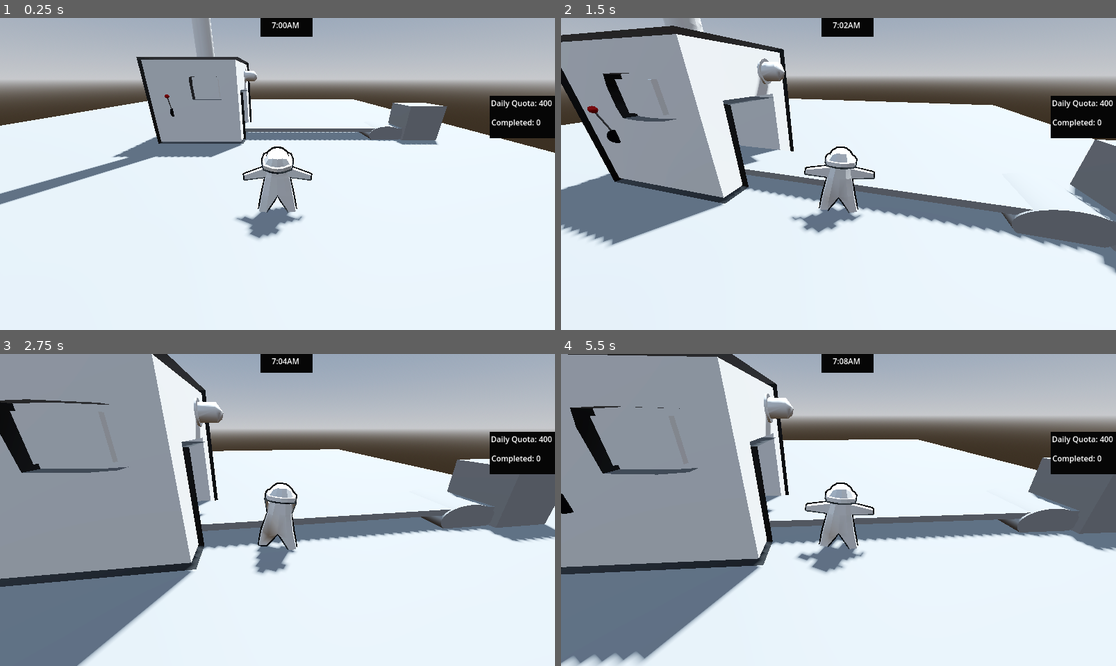
Above: before the commit, frames 1-4 (two rows, left to right).
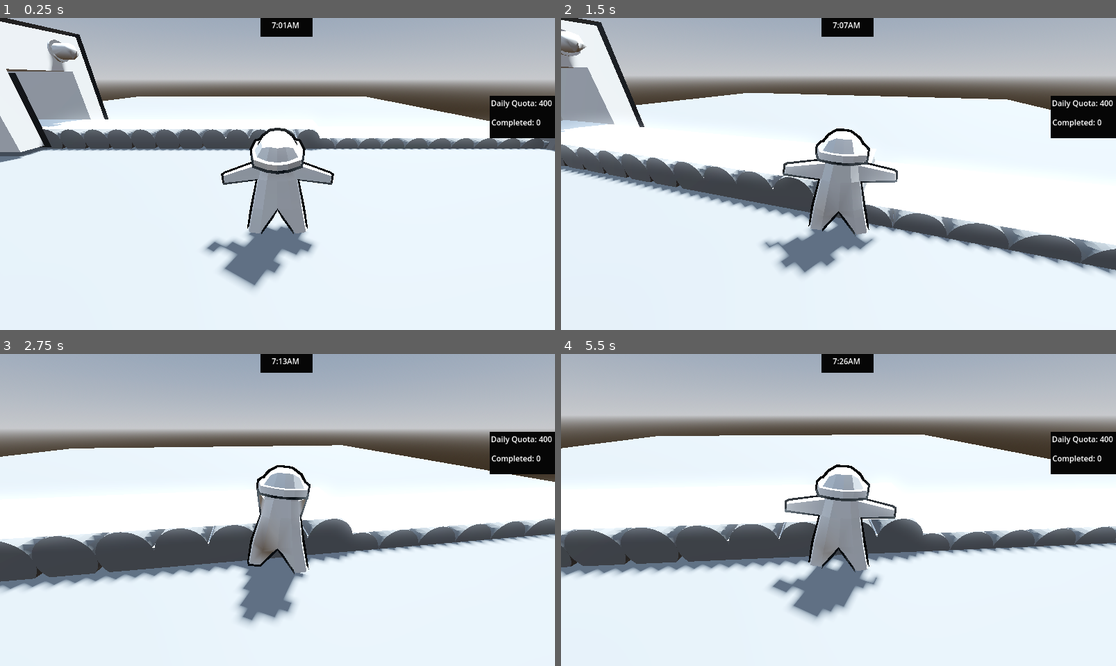
Above: after the commit, the same moments.

Repository: duboisr96/igwdcn
Game: Godot game, scene res://Scenes/Levels/level.tscn
Same seed, same stepped clock (60 frames per second), same inputs: the game is played once before the commit and once after it.
Inputs (mouse positions are in pixels of both pictures, inside the frame that each line leads up to):
- Up to frame 1 (0.25 s): no input
- Up to frame 2 (1.5 s): move the mouse to (866, 174) at 0.52 s; hold F (interact) 0.53-1.28 s; hold W (up) from 0.53 s (still down); tap Space (jump) at 0.77 s; move the mouse to (810, 174) at 1.27 s; tap - (decrease belt speed) at 1.35 s
- Up to frame 3 (2.75 s): keep holding W (up); tap Space (jump) at 1.52 s; tap F (interact) at 1.55 s; move the mouse to (288, 503) at 2.02 s; hold F (interact) from 2.03 s (still down); tap Keypad 0 (decrease error) at 2.1 s
- Up to frame 4 (5.5 s): keep holding W (up); move the mouse to (832, 516) at 2.77 s; release F (interact) at 2.78 s; tap Mouse wheel up (increase belt speed) at 2.85 s; tap Space (jump) at 3.02, 3.77, 4.52 s; tap F (interact) at 3.05, 4.35, 5.3 s; move the mouse to (877, 513) at 3.52 s; hold F (interact) 3.53-4.28 s; tap Keypad 1 (increase error) at 3.6 s; move the mouse to (794, 506) at 4.27 s; move the mouse to (844, 510) at 5.02 s; hold Shift (sprint) from 5.03 s (still down)

The runs differ from the first frame. In frame 1, 22% of the frame differs, in the area x 0-100%, y 0-88%; in frame 2, 36%; in frame 3, 45%; in frame 4, 46%, in the area x 0-100%, y 0-100%.

Commit message:
did it

Diff:
--- a/Scenes/Levels/level.gd
+++ b/Scenes/Levels/level.gd
@@ -3,7 +3,7 @@
 
 var root = get_tree()
 
-@export var stage_time := 300
+@export var stage_time := 100
 @export var production_speed := 1.0
 @export var production_min = 1
 @export var production_max = 4
--- a/Scenes/Levels/level.tscn
+++ b/Scenes/Levels/level.tscn
@@ -36,12 +36,12 @@
 shadow_enabled = true
 
 [node name="ProductionMachine" parent="." instance=ExtResource("1_ks7je")]
-transform = Transform3D(1, 0, 0, 0, 1, 0, 0, 0, 1, 0, 0.493694, 0)
+transform = Transform3D(1, 0, 0, 0, 1, 0, 0, 0, 1, -3.47409, 0.493694, 0)
 default_shape_to_create = 2
 default_color_to_create = 1
 
 [node name="Bin" parent="." instance=ExtResource("2_fj8l3")]
-transform = Transform3D(1, 0, 0, 0, 1, 0, 0, 0, 1, 6.22015, 0.448438, 0.12847)
+transform = Transform3D(1, 0, 0, 0, 1, 0, 0, 0, 1, 7.782, 0, 0.128)
 shape = "triangle"
 color = "RED"
 
@@ -52,13 +52,13 @@
 size = Vector3(17.823, 0.2, 20.1609)
 
 [node name="Belt" parent="." instance=ExtResource("3_slbud")]
-transform = Transform3D(1, 0, 0, 0, 0.5, 0, 0, 0, 0.5, -0.737756, 0.254696, 0)
+transform = Transform3D(1, 0, 0, 0, 1, 0, 0, 0, 1, -4.0087, 0.254696, 0)
 
 [node name="Player" parent="." instance=ExtResource("5_wt80w")]
-transform = Transform3D(0.4, 0, 0, 0, 0.4, 0, 0, 0, 0.4, 2.00536, -0.0231023, 4.18358)
+transform = Transform3D(0.4, 0, 0, 0, 0.4, 0, 0, 0, 0.4, 2.00536, -0.0231023, 2.92093)
 
 [node name="SpeedLever" parent="." instance=ExtResource("6_af3e4")]
-transform = Transform3D(0.00383955, -1.34135e-05, 0.249971, -0.249969, 0.000872556, 0.00383957, -0.000872659, -0.249998, -1.09266e-08, -0.748823, 0.843469, 1.01241)
+transform = Transform3D(0.00383955, -1.34135e-05, 0.249971, -0.249969, 0.000872556, 0.00383957, -0.000872659, -0.249998, -1.09266e-08, -4.32291, 0.843469, 1.01241)
 
 [node name="GUI canvas" type="CanvasLayer" parent="."]
 
@@ -68,6 +68,27 @@
 
 [node name="StageTime" type="Timer" parent="."]
 
+[node name="Belt2" parent="." instance=ExtResource("3_slbud")]
+transform = Transform3D(1, 0, 0, 0, 1, 0, 0, 0, 1, 0.842766, 0.085866, 0)
+
+[node name="ProductionMachine2" parent="." instance=ExtResource("1_ks7je")]
+transform = Transform3D(-1, 0, -8.74228e-08, 0, 1, 0, 8.74228e-08, 0, -1, 6.20137, 0.48533, 5.23552)
+default_shape_to_create = 1
+default_velocity = Vector3(-0.5, 0, 0)
+
+[node name="Belt3" parent="." instance=ExtResource("3_slbud")]
+transform = Transform3D(-1, 0, 8.74228e-08, 0, 1, 0, -8.74228e-08, 0, -1, 6.30897, 0.335677, 5.17268)
+
+[node name="Belt4" parent="." instance=ExtResource("3_slbud")]
+transform = Transform3D(-1, 0, 8.74228e-08, 0, 1, 0, -8.74228e-08, 0, -1, 0.230114, 0.101998, 5.17268)
+
+[node name="Bin2" parent="." instance=ExtResource("2_fj8l3")]
+transform = Transform3D(1, 0, 0, 0, 1, 0, 0, 0, 1, -6.38485, 0, 5.12748)
+shape = "square"
+color = "SKY_BLUE"
+
 [connection signal="minus_one" from="Bin" to="." method="_on_bin_minus_one"]
 [connection signal="plus_one" from="Bin" to="." method="_on_bin_plus_one"]
 [connection signal="timeout" from="StageTime" to="." method="_on_stage_time_timeout"]
+[connection signal="minus_one" from="Bin2" to="." method="_on_bin_minus_one"]
+[connection signal="plus_one" from="Bin2" to="." method="_on_bin_plus_one"]
--- a/Scenes/Player/Following Camera/following_camera_controller.gd
+++ b/Scenes/Player/Following Camera/following_camera_controller.gd
@@ -7,6 +7,8 @@
 #limit
 @export var min_limit_x: float
 @export var max_limit_x: float
+
+var can_adjust = true
 # Called every frame. 'delta' is the elapsed time since the previous frame.
 func _process(_delta):
 	pass
@@ -24,6 +26,6 @@
 
 
 func _input(event: InputEvent) -> void:
-	if event is InputEventMouseMotion:
+	if event is InputEventMouseMotion && can_adjust:
 		#rotating around y axis using horizontal mouse movenet
 		rotate_from_vector(event.relative * sensitivity)
--- a/Scenes/Player/Following Camera/following_camera_controller.tscn
+++ b/Scenes/Player/Following Camera/following_camera_controller.tscn
@@ -6,7 +6,7 @@
 
 [node name="FollowingCameraController" type="SpringArm3D"]
 shape = SubResource("SphereShape3D_pqc14")
-spring_length = 6.5
+spring_length = 4.0
 script = ExtResource("1_1ritm")
 
 [node name="Camera3D" type="Camera3D" parent="."]
--- a/Scenes/Player/player.gd
+++ b/Scenes/Player/player.gd
@@ -31,6 +31,7 @@
 var am_holding := false
 var am_pulling := false
 var am_interacting := false
+var can_rotate := true
 
 #functions
 func _ready() -> void:
@@ -58,6 +59,8 @@
 		_grab(grabbable_obj)
 		tween.tween_property($AnimationTree, "parameters/GrabBlend/blend_amount", 1, .1 )
 	else:
+		$FollowingCameraController.can_adjust = true
+		can_rotate = true
 		tween.tween_property($AnimationTree, "parameters/GrabBlend/blend_amount", 0, .1 )
 
 #handles horizontal movement
@@ -74,8 +77,9 @@
 		#Acceleration with input
 		horizontal_v += movement_input * actual_speed * delta
 		horizontal_v = horizontal_v.limit_length(actual_speed)
-		var target_angle = -movement_input.angle() + PI/2
-		$man.rotation.y = rotate_toward($man.rotation.y, target_angle, delta*5)
+		if can_rotate:
+			var target_angle = -movement_input.angle() + PI/2
+			$man.rotation.y = rotate_toward($man.rotation.y, target_angle, delta*5)
 		move_state_machine.travel('Walk')
 	else:
 		#Deceleration without input kind of slides right now
@@ -118,8 +122,9 @@
 			col_shape.disabled = true
 			am_holding = true
 		elif obj.is_in_group('pullable'):
+			$FollowingCameraController.can_adjust = false
 			pulled_obj = obj
-
+			can_rotate = false
 			speed_modifier = 0
 
 			#update rotation with mouse movement
--- a/Scenes/Player/player.tscn
+++ b/Scenes/Player/player.tscn
@@ -83,12 +83,12 @@
 transform = Transform3D(0.5, 0, 0, 0, 0.5, 0, 0, 0, 0.5, 0, 0, 0)
 
 [node name="Skeleton3D" parent="man/Armature" index="0"]
-bones/1/rotation = Quaternion(0.299622, 1.13733e-07, 4.24304e-08, 0.954058)
+bones/1/rotation = Quaternion(0.120144, 1.18346e-07, -1.43223e-08, 0.992757)
 bones/2/rotation = Quaternion(7.05772e-10, 1.94742e-09, -0.712403, 0.701771)
-bones/3/rotation = Quaternion(-3.92265e-08, -2.70093e-08, -0.23743, 0.971405)
+bones/3/rotation = Quaternion(-1.42624e-09, -2.84746e-08, -0.110975, 0.993823)
 bones/3/scale = Vector3(1, 1, 1)
 bones/4/rotation = Quaternion(7.05772e-10, -1.94742e-09, 0.712403, 0.701771)
-bones/5/rotation = Quaternion(-3.92265e-08, 2.70093e-08, 0.237431, 0.971404)
+bones/5/rotation = Quaternion(-1.42624e-09, 2.84746e-08, 0.110975, 0.993823)
 bones/5/scale = Vector3(1, 1, 1)
 bones/6/rotation = Quaternion(0.63993, 0.300816, 0.639929, -0.300816)
 bones/7/rotation = Quaternion(-0.257522, 1.80225e-07, 7.2783e-08, 0.966272)
@@ -107,7 +107,7 @@
 shape = SubResource("BoxShape3D_qbkvd")
 
 [node name="CSGBox3D" type="CSGBox3D" parent="man/GrabArea"]
-transform = Transform3D(1, 0, 0, 0, 1, 0, 0, 0, 1, 0, 1.7498, 1.97726)
+transform = Transform3D(1, 0, 0, 0, 1, 0, 0, 0, 1, 0, 2.10484, 1.97726)
 visible = false
 
 [node name="AnimationTree" type="AnimationTree" parent="."]
--- a/Scenes/objects/factory/belt.tscn
+++ b/Scenes/objects/factory/belt.tscn
@@ -1,24 +1,36 @@
-[gd_scene load_steps=2 format=3 uid="uid://brpifkwn3qxka"]
+[gd_scene load_steps=3 format=3 uid="uid://brpifkwn3qxka"]
+
+[ext_resource type="PackedScene" uid="uid://dw3qlg3yxm2r3" path="res://Scenes/objects/factory/conveyor_belt.tscn" id="2_wn71i"]
 
 [sub_resource type="BoxShape3D" id="BoxShape3D_ulwhv"]
-size = Vector3(4.44458, 1, 1)
+size = Vector3(4.60569, 0.32666, 0.773193)
 
 [node name="Belt" type="Area3D"]
-transform = Transform3D(0.5, 0, 0, 0, 0.5, 0, 0, 0, 0.5, 0, 0.405845, 0)
+transform = Transform3D(1, 0, 0, 0, 1, 0, 0, 0, 1, 0, 0.405845, 0)
+collision_layer = 32
+collision_mask = 10
 
 [node name="CollisionShape3D" type="CollisionShape3D" parent="."]
-transform = Transform3D(1.5, 0, 0, 0, 1.5, 0, 0, 0, 1.5, 3.23562, 0, 0)
+transform = Transform3D(1.5, 0, 0, 0, 1.5, 0, 0, 0, 1.5, 3.35645, -0.130737, 0.000549316)
 shape = SubResource("BoxShape3D_ulwhv")
 
-[node name="CSGCylinder3D" type="CSGCylinder3D" parent="."]
-transform = Transform3D(1, 0, 0, 0, -4.37114e-08, -1, 0, 1, -4.37114e-08, 0.502855, -0.262304, 0)
-sides = 50
+[node name="conveyor_belt" parent="." instance=ExtResource("2_wn71i")]
+transform = Transform3D(-6.55671e-07, 0, 15, 0, 15, 0, -15, 0, -6.55671e-07, 0.74611, -0.128775, 0)
 
-[node name="CSGCylinder3D2" type="CSGCylinder3D" parent="."]
-transform = Transform3D(1, 0, 0, 0, -0.0100005, 0.99995, 0, -0.99995, -0.0100005, 5.98772, -0.277167, 0.0585082)
-sides = 50
+[node name="conveyor_belt2" parent="." instance=ExtResource("2_wn71i")]
+transform = Transform3D(-6.55671e-07, 0, 15, 0, 15, 0, -15, 0, -6.55671e-07, 2.062, -0.128775, 0)
+
+[node name="conveyor_belt3" parent="." instance=ExtResource("2_wn71i")]
+transform = Transform3D(-6.55671e-07, 0, 15, 0, 15, 0, -15, 0, -6.55671e-07, 3.42367, -0.128775, 0)
+
+[node name="conveyor_belt4" parent="." instance=ExtResource("2_wn71i")]
+transform = Transform3D(-6.55671e-07, 0, 15, 0, 15, 0, -15, 0, -6.55671e-07, 4.78843, -0.128775, 0)
+
+[node name="conveyor_belt5" parent="." instance=ExtResource("2_wn71i")]
+transform = Transform3D(-6.55671e-07, 0, 15, 0, 15, 0, -15, 0, -6.55671e-07, 6.15115, -0.128775, 0)
 
 [node name="CSGBox3D" type="CSGBox3D" parent="."]
-transform = Transform3D(1, 0, 0, 0, 1, 0, 0, 0, 1, 3.27466, 0, 0)
+transform = Transform3D(1, 0, 0, 0, 1, 0, 0, 0, 1, 3.45557, 0.1005, 0)
 use_collision = true
-size = Vector3(6.45068, 0.2, 2)
+collision_mask = 33
+size = Vector3(6.77246, 0.001, 1)
--- a/Scenes/objects/factory/bin.tscn
+++ b/Scenes/objects/factory/bin.tscn
@@ -5,6 +5,7 @@
 [sub_resource type="BoxShape3D" id="BoxShape3D_5elh5"]
 
 [node name="Bin" type="Area3D"]
+collision_layer = 16
 collision_mask = 3
 script = ExtResource("1_pyusl")
 
@@ -13,5 +14,6 @@
 shape = SubResource("BoxShape3D_5elh5")
 
 [node name="CSGBox3D" type="CSGBox3D" parent="."]
+size = Vector3(1, 0.673706, 1)
 
 [connection signal="body_entered" from="." to="." method="_on_body_entered"]
--- /dev/null
+++ b/Scenes/objects/factory/conveyor_belt.gd
@@ -0,0 +1,11 @@
+extends Node3D
+
+var speed = 1
+# Called when the node enters the scene tree for the first time.
+func _ready() -> void:
+	pass # Replace with function body.
+
+
+# Called every frame. 'delta' is the elapsed time since the previous frame.
+func _process(delta: float) -> void:
+	pass
--- /dev/null
+++ b/Scenes/objects/factory/conveyor_belt.tscn
@@ -0,0 +1,73 @@
+[gd_scene load_steps=12 format=3 uid="uid://dw3qlg3yxm2r3"]
+
+[ext_resource type="PackedScene" uid="uid://dbotf1xs1k58u" path="res://Scenes/objects/factory/conveyor_belt.glb" id="1_nsu8j"]
+[ext_resource type="Script" path="res://Scenes/objects/factory/conveyor_belt.gd" id="2_rf51n"]
+
+[sub_resource type="AnimationNodeAnimation" id="AnimationNodeAnimation_0bu70"]
+animation = &"CylinderAction_002"
+
+[sub_resource type="AnimationNodeAnimation" id="AnimationNodeAnimation_irijp"]
+animation = &"Cylinder_001Action_002"
+
+[sub_resource type="AnimationNodeAnimation" id="AnimationNodeAnimation_0pni5"]
+animation = &"Cylinder_002Action_002"
+
+[sub_resource type="AnimationNodeAnimation" id="AnimationNodeAnimation_l15tf"]
+animation = &"PlaneAction_002"
+
+[sub_resource type="AnimationNodeBlend2" id="AnimationNodeBlend2_kj472"]
+filter_enabled = true
+filters = ["Cylinder_001"]
+
+[sub_resource type="AnimationNodeBlend2" id="AnimationNodeBlend2_g76rq"]
+filter_enabled = true
+filters = ["Cylinder_002"]
+
+[sub_resource type="AnimationNodeBlend2" id="AnimationNodeBlend2_6t0tj"]
+filter_enabled = true
+filters = ["Cylinder"]
+
+[sub_resource type="AnimationNodeTimeScale" id="AnimationNodeTimeScale_f8eac"]
+
+[sub_resource type="AnimationNodeBlendTree" id="AnimationNodeBlendTree_7psjr"]
+graph_offset = Vector2(-947.452, -0.629547)
+nodes/Animation/node = SubResource("AnimationNodeAnimation_l15tf")
+nodes/Animation/position = Vector2(-1040, 180)
+"nodes/Animation 2/node" = SubResource("AnimationNodeAnimation_0bu70")
+"nodes/Animation 2/position" = Vector2(-980, 360)
+"nodes/Animation 3/node" = SubResource("AnimationNodeAnimation_irijp")
+"nodes/Animation 3/position" = Vector2(-620, 360)
+"nodes/Animation 4/node" = SubResource("AnimationNodeAnimation_0pni5")
+"nodes/Animation 4/position" = Vector2(-320, 360)
+nodes/Blend2/node = SubResource("AnimationNodeBlend2_6t0tj")
+nodes/Blend2/position = Vector2(-680, 120)
+"nodes/Blend2 2/node" = SubResource("AnimationNodeBlend2_kj472")
+"nodes/Blend2 2/position" = Vector2(-380, 100)
+"nodes/Blend2 3/node" = SubResource("AnimationNodeBlend2_g76rq")
+"nodes/Blend2 3/position" = Vector2(-80, 120)
+nodes/TimeScale/node = SubResource("AnimationNodeTimeScale_f8eac")
+nodes/TimeScale/position = Vector2(100, 160)
+node_connections = [&"Blend2", 0, &"Animation", &"Blend2", 1, &"Animation 2", &"Blend2 2", 0, &"Blend2", &"Blend2 2", 1, &"Animation 3", &"Blend2 3", 0, &"Blend2 2", &"Blend2 3", 1, &"Animation 4", &"TimeScale", 0, &"Blend2 3", &"output", 0, &"TimeScale"]
+
+[node name="conveyor_belt" instance=ExtResource("1_nsu8j")]
+script = ExtResource("2_rf51n")
+
+[node name="Cylinder" parent="." index="0"]
+transform = Transform3D(-2.77852e-10, 0.0359897, 4.53615e-10, -0.0115734, -1.19618e-09, 0.0098858, 0.0098858, -3.88847e-10, 0.0115734, 0, 0, 0)
+
+[node name="Cylinder_001" parent="." index="1"]
+transform = Transform3D(-5.03048e-10, 0.0359897, -1.97914e-09, 0.0131072, -1.35471e-09, -0.00773777, -0.00773777, -4.63455e-09, -0.0131072, 0, 0, -0.0303808)
+
+[node name="Cylinder_002" parent="." index="2"]
+transform = Transform3D(-5.60665e-10, 0.0359897, -5.17272e-10, 0.0059169, -6.11547e-10, -0.0140237, -0.0140237, -1.69689e-09, -0.0059169, 0, 0, 0.0304634)
+
+[node name="AnimationPlayer" parent="." index="4"]
+autoplay = "Cylinder_002Action_002"
+
+[node name="AnimationTree" type="AnimationTree" parent="." index="5"]
+tree_root = SubResource("AnimationNodeBlendTree_7psjr")
+anim_player = NodePath("../AnimationPlayer")
+parameters/Blend2/blend_amount = 1.0
+"parameters/Blend2 2/blend_amount" = 1.0
+"parameters/Blend2 3/blend_amount" = 1.0
+parameters/TimeScale/scale = 0.5
--- a/Scenes/objects/factory/production_machine.gd
+++ b/Scenes/objects/factory/production_machine.gd
@@ -20,7 +20,8 @@
 @export var error_top := 99.0
 var error_amount := 0.0
 var temp_timer
-
+var counter = 0
+var counter_limit = 3 # per a standard 3 seconds it takes 432 to make on ryan pc
 
 var error_log := []
 #var make_shape
@@ -34,24 +35,31 @@
 
 # Called every frame. 'delta' is the elapsed time since the previous frame.
 func _process(delta: float) -> void:
+	var parent = get_tree().get_nodes_in_group("levels")
 	#print($Timer.time_left)
-	var parent = get_tree().get_nodes_in_group("levels")
-	print($Timer.wait_time,'   ' , $Timer.time_left)
-	if parent and parent[0].update_timer:
-		var old_speed = global_speed_multiplier
-		var new_speed = parent[0].production_speed
+	var how_fast = parent[0].production_speed
+	counter += how_fast*delta
+	#print($Timer.wait_time,'   ' , $Timer.time_left)
 
-		if old_speed != new_speed:
+	if counter >= counter_limit:
+		_on_timer_timeout()
 
-			global_speed_multiplier = new_speed
-			var elapsed_time = $Timer.wait_time - $Timer.time_left
-			var progress_ratio = elapsed_time / $Timer.wait_time
-			var new_wait_time = production_default / global_speed_multiplier
-			var new_time_left = new_wait_time * (1.0 - progress_ratio)
-			$Timer.stop()
-			$Timer.wait_time = new_time_left
-			print('new_time_left: ', new_time_left, ' new_wait_time: ', new_wait_time, ' progress_ratio: ', progress_ratio, ' elapsed_time:', elapsed_time)
-			$Timer.start()
+
+	#if parent and parent[0].update_timer:
+		#var old_speed = global_speed_multiplier
+		#var new_speed = parent[0].production_speed
+
+		#if old_speed != new_speed:
+			#
+			#global_speed_multiplier = new_speed
+			#var elapsed_time = $Timer.wait_time - $Timer.time_left
+			#var progress_ratio = elapsed_time / $Timer.wait_time
+			#var new_wait_time = production_default / global_speed_multiplier
+			#var new_time_left = new_wait_time * (1.0 - progress_ratio)
+			#$Timer.stop()
+			#$Timer.wait_time = new_time_left
+			##print('new_time_left: ', new_time_left, ' new_wait_time: ', new_wait_time, ' progress_ratio: ', progress_ratio, ' elapsed_time:', elapsed_time)
+			#$Timer.start()
 	#if parent != null:
 		#if parent[0].update_timer:
 			#
@@ -75,6 +83,8 @@
 
 func _on_timer_timeout() -> void:
 	#print('timer timeout')
+	print(counter)
+	counter = 0
 	var parent = get_tree().get_nodes_in_group("levels")
 	if parent[0].production_speed != global_speed_multiplier:
 		$Timer.stop()
--- a/Scenes/objects/factory/production_machine.tscn
+++ b/Scenes/objects/factory/production_machine.tscn
@@ -25,6 +25,7 @@
 
 [node name="Timer" type="Timer" parent="."]
 wait_time = 3.0
+one_shot = true
 autostart = true
 
 [node name="production_machine" parent="." instance=ExtResource("3_0cg3m")]
--- a/Scenes/objects/shapes/shape_base.gd
+++ b/Scenes/objects/shapes/shape_base.gd
@@ -69,7 +69,8 @@
 	global_shape_velocity = parent[0].production_speed
 
 	motion = create_velocity * delta * global_shape_velocity * int(on_belt)
-	get_tree() ##idk what its getting from tree yet but some global speed value? from uhhh.... the production machine?
+
+	#get_tree() ##idk what its getting from tree yet but some global speed value? from uhhh.... the production machine?
 	#UPDATE SPEED, VELOCITY IS THE SAME, NEED TO MULITPLY VELOCITY BY SPEED
 
 
@@ -79,26 +80,30 @@
 	pass # Replace with function body.
 
 func _check_overlapping_areas() -> void:
+
 	for area in $Area3D.get_overlapping_areas():
 		if area.name == "Bin":
+			print(area.name)
+			#print(area.name)
 			#print("collected a ", create_color, ' ', create_shape, " in a ",area.color, " ", area.shape, " bin!")
 			queue_free()
-			break
-		elif area.name == "Belt":  # Check if the area's name is "belt"
-			on_belt = true
-			#for body in $".".get_colliding_bodies():
-				#print('body')
-				#if body.name == 'Belt':
-					#$shadow.show()
-					#break
-			#print("On belt!")
-			break  # Exit loop early since we found a belt
-		else:
-			#print('not on belt or in bin! DANGER')
-			on_belt = false
-	if $Area3D.get_overlapping_areas().is_empty():
-		#print('not on belt or in bin! DANGER')
-		on_belt = false
+			#break
+		#elif area.name == "Belt":  # Check if the area's name is "belt"
+			#on_belt = true
+			##for body in $".".get_colliding_bodies():
+				##print('body')
+				##if body.name == 'Belt':
+					##$shadow.show()
+					##break
+			##print("On belt!")
+			#break  # Exit loop early since we found a belt
+		#else:
+			##print('not on belt or in bin! DANGER')
+			#on_belt = false
+	#if $Area3D.get_overlapping_areas().is_empty():
+		##print('not on belt or in bin! DANGER')
+		#on_belt = false
+	pass
 
 func _turn_to() -> void:
 	var camera = get_tree().get_current_scene().find_child("Camera3D", true, false)
@@ -112,6 +117,12 @@
 func _show_shadow() -> void:
 	if $Area3D/CollisionShape3D/RayCast3D.is_colliding():
 		if ($Area3D/CollisionShape3D/RayCast3D.get_collider() != null):
+			var area = $Area3D/CollisionShape3D/RayCast3D.get_collider()
 			$shadow.show()
+			#print(area.name)
+			if area.name.begins_with('Belt'):
+				on_belt = true
 		else:
 			$shadow.hide()
+	else:
+		on_belt = false
--- a/Scenes/objects/shapes/shape_base.tscn
+++ b/Scenes/objects/shapes/shape_base.tscn
@@ -27,14 +27,16 @@
 texture = ExtResource("2_2injy")
 
 [node name="Area3D" type="Area3D" parent="."]
+collision_layer = 2
+collision_mask = 48
 
 [node name="CollisionShape3D" type="CollisionShape3D" parent="Area3D"]
 shape = SubResource("BoxShape3D_svyq8")
 
 [node name="RayCast3D" type="RayCast3D" parent="Area3D/CollisionShape3D"]
 transform = Transform3D(1, 0, 0, 0, 1, 0, 0, 0, 1, 0, -0.0952831, 0)
-target_position = Vector3(0, -0.1, 0)
-collision_mask = 7
+target_position = Vector3(0, -0.6, 0)
+collision_mask = 32
 collide_with_areas = true
 
 [node name="shadow" type="Sprite3D" parent="."]
Binary file added: Scenes/objects/factory/conveyor_belt.glb
Not shown, added: Scenes/objects/factory/conveyor_belt.glb.import
